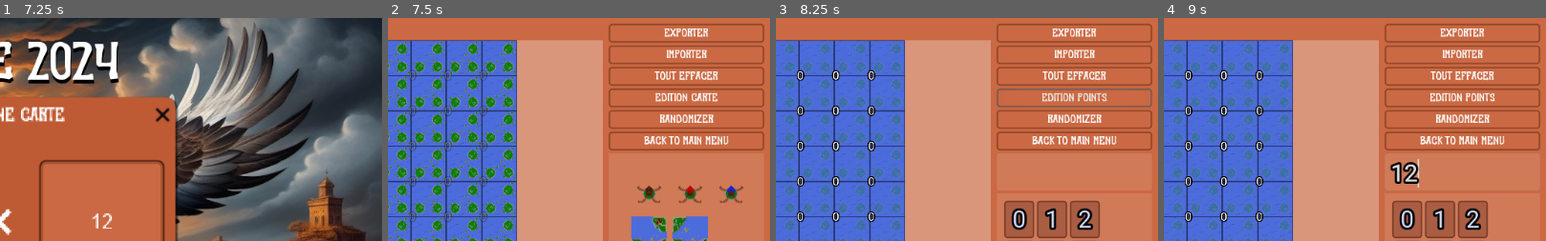
Above: before the commit, frames 1-4 (left to right).
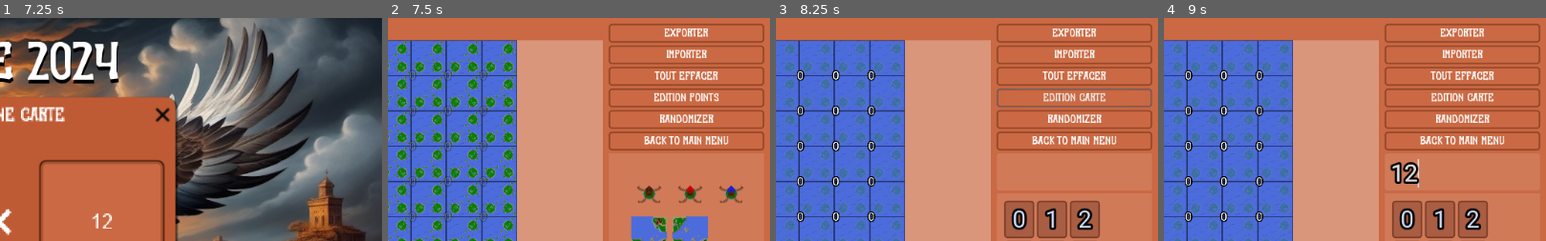
Above: after the commit, the same moments.

Repository: prologin/prologin2024
Game: Godot game, scene res://Scenes/Menu/Menu.tscn
Same seed, same stepped clock (60 frames per second), same inputs: the game is played once before the commit and once after it.
Inputs (mouse positions are % of the whole screen's width and height, from its top left):
- Up to frame 1 (7.25 s): click "Replay" at 0.5 s; click (38, 74) at 1.27 s; type "12" at 1.35 s; click "Replay" at 2 s; click "Replay" at 2.75 s; click (20, 20) at 3.5 s; click (20, 20) at 4.25 s; click "Éditeur" at 5 s; click (36, 46) at 5.77 s; type "12" at 5.85 s; click (63, 46) at 6 s; type "12" at 6.08 s; click "Visualiseur" at 6.5 s
- Up to frame 2 (7.5 s): click "Créer" at 7.25 s
- Up to frame 3 (8.25 s): click "EDITION CARTE" (after the commit: "EDITION POINTS") at 8 s
- Up to frame 4 (9 s): click (89, 34) at 8.77 s; type "12" at 8.85 s
The pictures show only the part of the screen within x 50-100%, y 0-50%; the shares and areas given below are measured in that part.

Frame 1 is identical in both runs. In frame 2, 0.5% of the frame differs, in the area x 69-87%, y 33-38%; in frame 3, 0.5%; in frame 4, 0.5%.

Commit message:
editor: swap editor mode labels
Squashed commit of the following:

* editor: swap editor mode labels

Diff:
--- a/gui/godot/Scripts/Scenes/MapEditor/MapEditor.gd
+++ b/gui/godot/Scripts/Scenes/MapEditor/MapEditor.gd
@@ -39,11 +39,11 @@
 	points_selector.visible = points_editor_mode == Constants.EditorMode.POINTS
 	points_amount.visible = points_editor_mode == Constants.EditorMode.POINTS
 	if points_editor_mode == Constants.EditorMode.POINTS:
-		editor_mode_toggle.text = 'EDITION POINTS'
+		editor_mode_toggle.text = 'EDITION CARTE'
 		selection_rect.self_modulate.a = 0
 		viewer.set_alpha(alpha_disabled, 1)
 	else:
-		editor_mode_toggle.text = 'EDITION CARTE'
+		editor_mode_toggle.text = 'EDITION POINTS'
 		if bg_selection != null:
 			selection_rect.self_modulate.a = 1
 		viewer.set_alpha(1, alpha_disabled)
